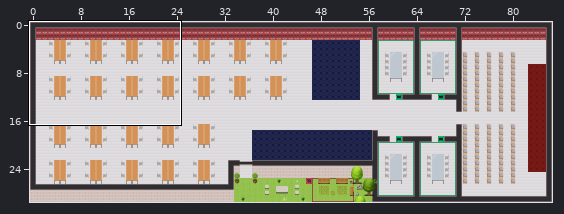
Two states of a Tiled map (JSON), office.tmj. The picture above shows the old version from afar; the outline marks the close-up.
Close-up. Old version:
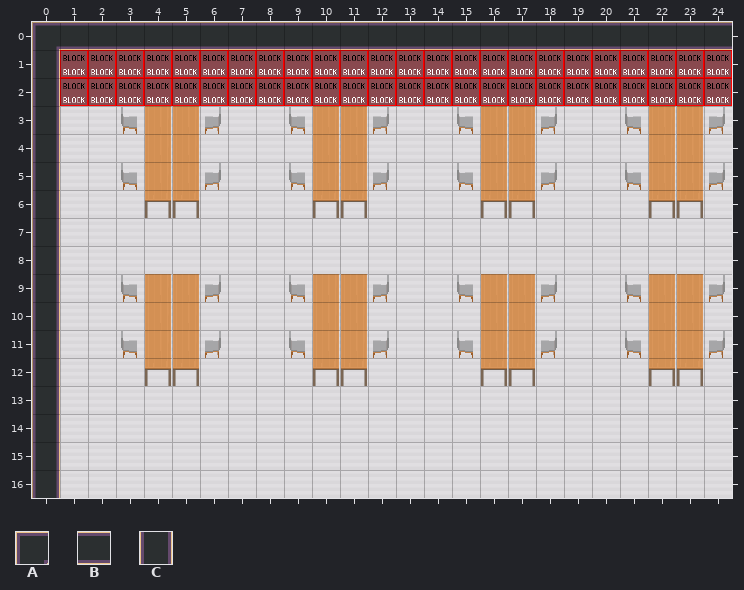
Cells are 32x32 px. Shown: x 0..24, y 0..16. The commit also changed other parts of the map, which this record leaves out.
Key: from "Chunk 1": A 25, B 26, C 29.
_ is an empty cell.
Layers that did not change in this view are not listed.
Layer "walls/walls1" before, first column x 0:
 0 ABBBBBBBBBBBBBBBBBBBBBBBB
 1 C________________________
 2 C________________________
 3 C________________________
 4 C________________________
 5 C________________________
 6 C________________________
 7 C________________________
 8 C________________________
 9 C________________________
10 C________________________
11 C________________________
12 C________________________
13 C________________________
14 C________________________
15 C________________________
16 C________________________
After the commit:
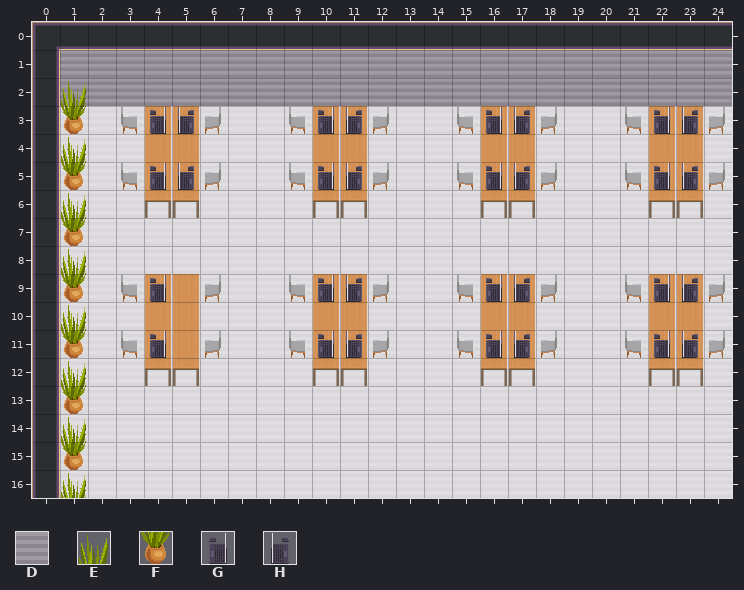
Further tiles: from "Chunk 1": D 30, E 113, F 114, G 148, H 149.
Edits made:
Changed rows in their new state; . is an unchanged cell.
Layer "walls/walls1":
first column x 1:
 1 DDDDDDDDDDDDDDDDDDDDDDDD
 2 DDDDDDDDDDDDDDDDDDDDDDDD
Layer "above/above1":
first column x 1:
 2 E
 3 F
 4 E
 5 F
 6 E
 7 F
 8 E
 9 F
10 E
11 F
12 E
13 F
14 E
15 F
16 E
Layer "above/above2":
first column x 4:
 3 GH....GH....GH....GH
 5 GH....GH....GH....GH
first column x 4:
 9 G.....GH....GH....GH
11 G.....GH....GH....GH
